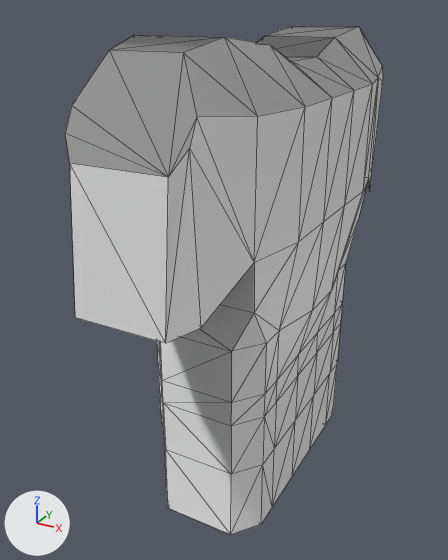
The OBJ model FOGGS_OpenGL_FreeGLUT/FOGGS_OpenGL_FreeGLUT/Assets/Models/ArmourPickup.obj, before and after one commit.
Rendered twice from a 50 mm lens placed at (2.46, -5.25, 2.51), pointed at (-0.31, -0.2, -0.02). The axes (+X, +Y, +Z) are drawn at lower left. The lights are the same throughout. Mesh edges are drawn as thin lines. Where no turn or scale is listed for an object, it has been applied to the vertices.
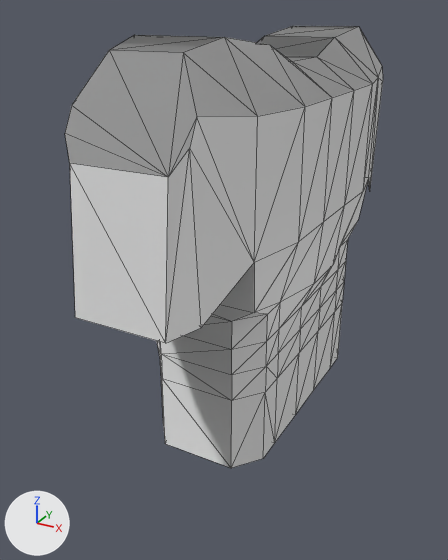
The newer file is also rescaled (x0.496), turned or shifted as a whole; pictures and numbers use the older file's frame.

Boxes (x1, y1, x2, y2) around the edits, measured in the pictures (448 x 560 px; the box of a moved part takes in the faces that stretch with it):
'pCube1', reshaped (13% shorter)
    before: (65, 26, 383, 534)
    after: (65, 26, 383, 468)
part 1 of me_pcube1, moved or reshaped
    before: (182, 180, 368, 351)
    after: (211, 180, 368, 321)
part 2 of me_pcube1, moved or reshaped
    before: (158, 323, 341, 474)
    after: (157, 283, 344, 401)
part 3 of me_pcube1, moved or reshaped
    before: (157, 263, 346, 426)
    after: (160, 240, 348, 375)
part 4 of me_pcube1, moved or reshaped
    before: (164, 364, 337, 534)
    after: (160, 304, 342, 468)

Edits to the bpy script that builds the scene:
```text
Change me_pcube1:
    where me_pcube1.from_pydata(...)  # 144 vertices, 284 faces; spans x -0.85..0.73, y -2.28..2.28, z -2.12..2.33
    used by ob_pcube1; location = (0.0, 0.0, 0.0)
    me_pcube1 part 1: all 16 vertices in x -0.77..0.67, y -1.29..1.29, z -0.1 are moved by (0.0, 0.0, 0.28)
    me_pcube1 part 2: all 16 vertices in x -0.77..0.56, y -1.29..1.29, z -0.85 are moved by (0.0, 0.0, 0.52)
    me_pcube1 part 3: all 16 vertices in x -0.77..0.56, y -1.29..1.29, z -0.61 are moved by (0.0, 0.0, 0.53)
    me_pcube1 part 4: all 32 vertices in x -0.77..0.56, y -1.29..1.29, z -2.12..-1.39 are moved by (0.0, 0.0, 0.8)
```
